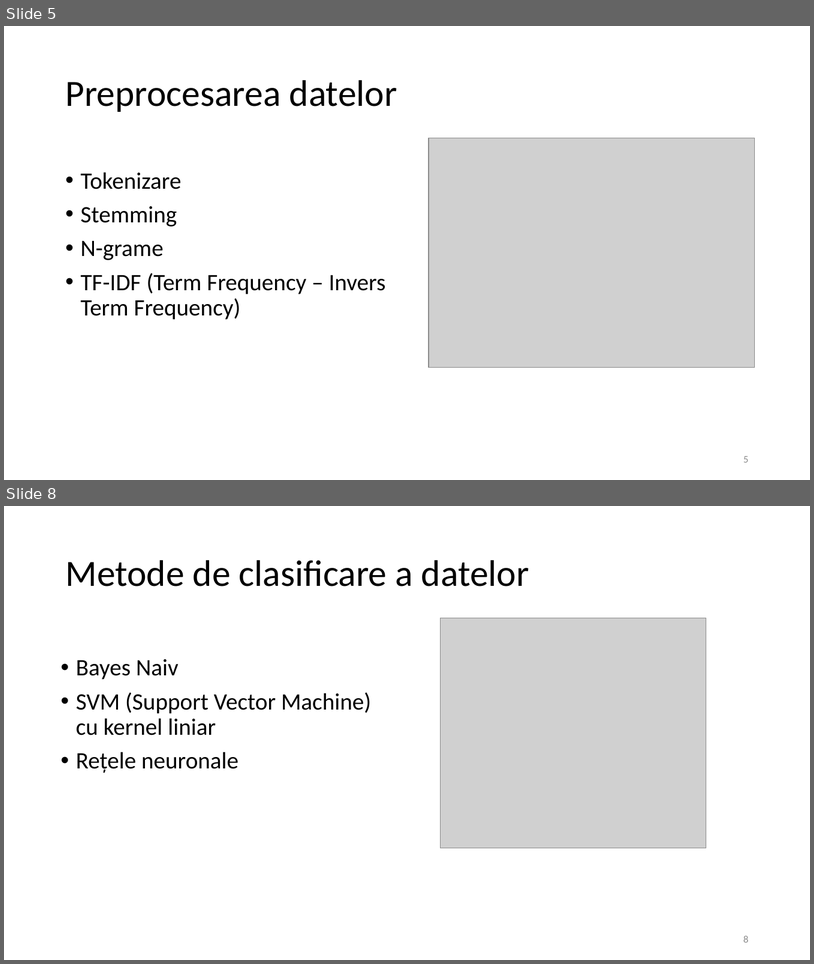
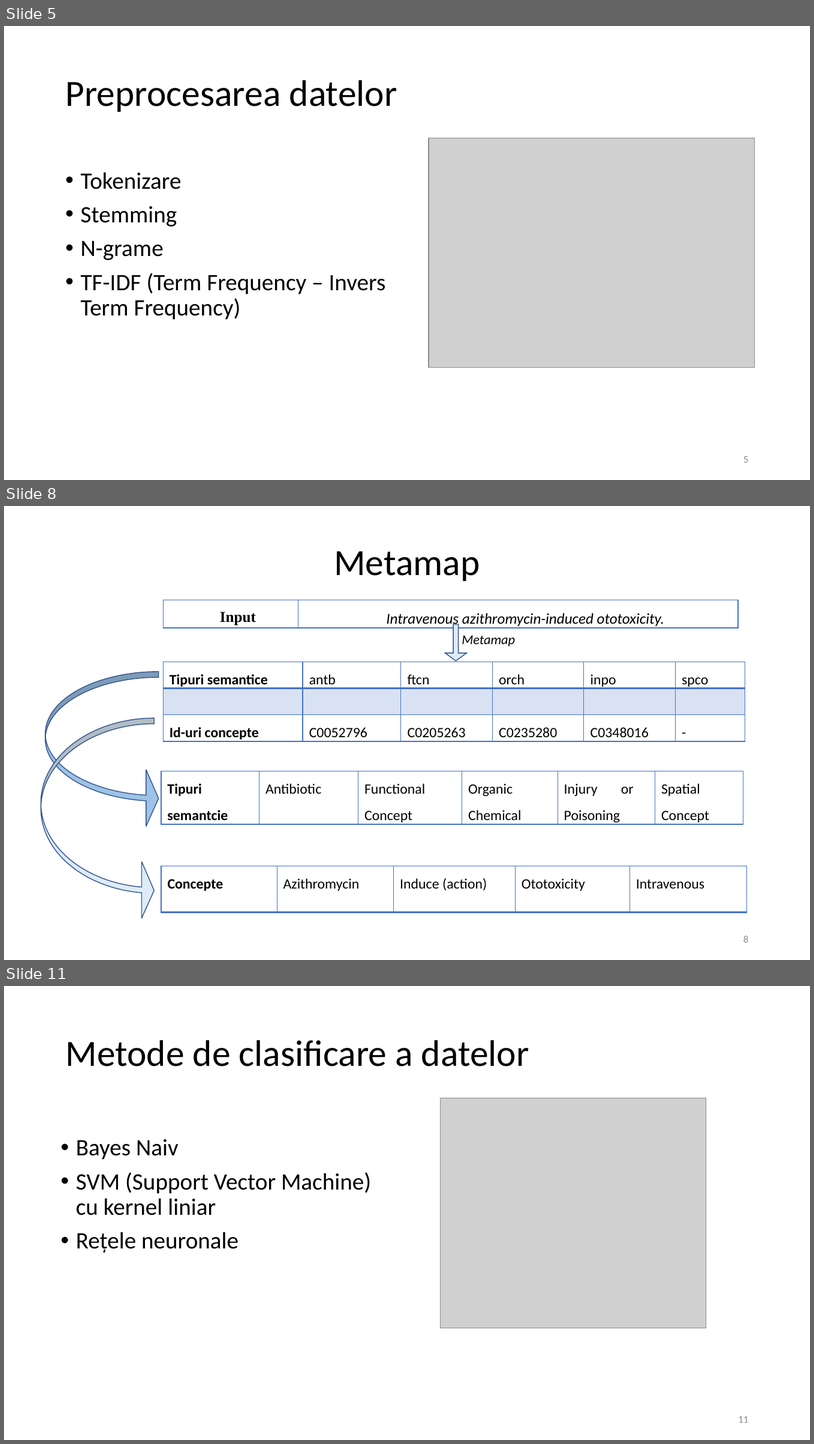
Before and after one commit to MariusParasca/Licenta-FII, a slide deck: Prezentare licenta.pptx. Shown one above the other, each under a label of ours: slides 5 and 8 before the commit, slides 5, 8 and 11 after it; the slides between them are not shown. The pictures are 814x964 and 814x1444 pixels, drawn with LibreOffice and Linux fonts; fonts in the diff are those of the drawing; grey boxes stand for pictures. Boxes give left, top, right and bottom in pixels: in the first picture for what was removed or moved away, otherwise in the second. Text is boxed around its words. In the diff, an @@ line names an element or a change of style, - is before the commit and + after.

```diff
--- a/Prezentare licenta.pptx
+++ b/Prezentare licenta.pptx
@@ slide 8 added at bbox=[4, 506, 810, 960], background #FFFFFF @@
@@ text added at bbox=[334, 551, 480, 581], 44 pt, text #000000 @@
+Metamap
@@ table added at bbox=[163, 600, 739, 630], 1 rows, 2 columns @@
+Input | Intravenous azithromycin-induced ototoxicity.
@@ down arrow added at bbox=[446, 625, 467, 661], fill #DEEBF7, outline #325491 1 pt @@
@@ text added at bbox=[462, 635, 515, 646], 16 pt, text #000000, italic @@
+Metamap
@@ table added at bbox=[163, 661, 745, 744], 3 rows, 6 columns @@
+Tipuri semantice | antb | ftcn | orch | inpo | spco
+ |  |  |  |  | 
+Id-uri concepte | C0052796 | C0205263 | C0235280 | C0348016 | -
@@ curved right arrow added at bbox=[45, 672, 158, 826], fill #9DC3E6, outline #325491 1 pt @@
@@ curved right arrow added at bbox=[41, 718, 154, 918], fill #DEEBF7, outline #325491 1 pt @@
@@ table added at bbox=[161, 771, 744, 826], 1 rows, 6 columns @@
+Tipuri semantcie | Antibiotic | Functional Concept | Organic Chemical | Injury or Poisoning | Spatial Concept
@@ table added at bbox=[161, 866, 747, 912], 1 rows, 5 columns @@
+Concepte | Azithromycin | Induce (action) | Ototoxicity | Intravenous
@@ page number added at bbox=[744, 935, 749, 942], 12 pt, text #8C8C8C @@
+8
@@ what was slide 8 is now slide 11 @@
@@ page number at bbox=[738, 1416, 749, 1422]: text changed @@
-8
+11
```
Also in this commit, not shown: 11 slides changed, 6 other slides added, 1 other file.
